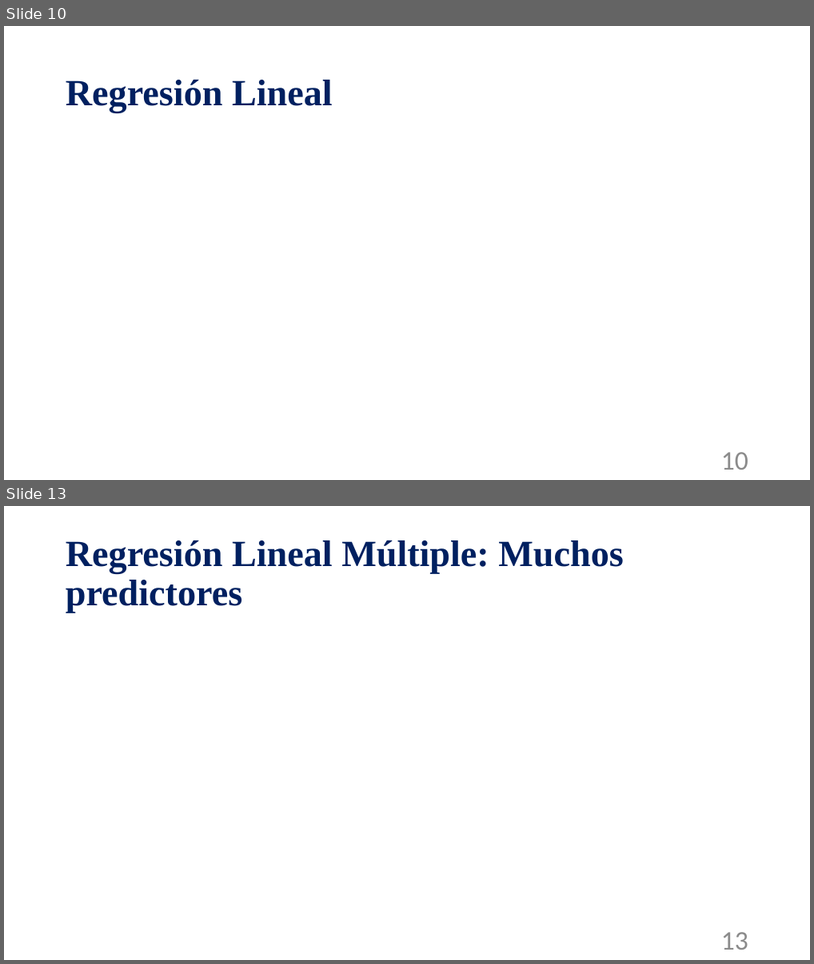
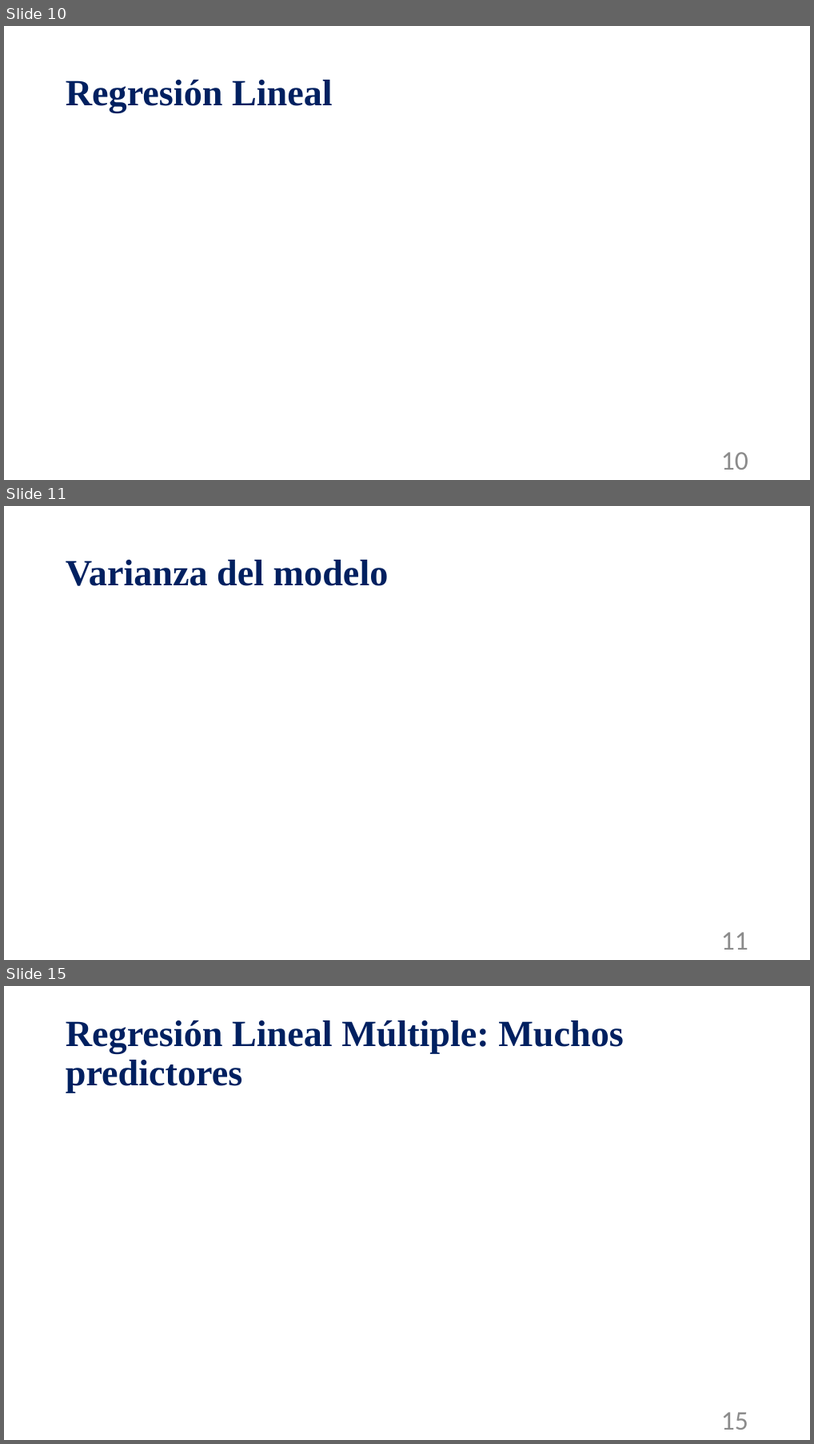
Before and after one commit to mnromero/BigData_2025_UBA, a slide deck: Clase 10_Regresion/C10_Metodos Supervisados I_Regresion lineal.pptx. Shown one above the other, each under a label of ours: slides 10 and 13 before the commit, slides 10, 11 and 15 after it; the slides between them are not shown. The pictures are 814x964 and 814x1444 pixels, drawn with LibreOffice and Linux fonts; fonts in the diff are those of the drawing; grey boxes stand for pictures. Boxes give left, top, right and bottom in pixels: in the first picture for what was removed or moved away, otherwise in the second. Text is boxed around its words. In the diff, an @@ line names an element or a change of style, - is before the commit and + after.

```diff
--- a/Clase 10_Regresion/C10_Metodos Supervisados I_Regresion lineal.pptx
+++ b/Clase 10_Regresion/C10_Metodos Supervisados I_Regresion lineal.pptx
@@ slide 11 added at [4,506,810,960], background #FFFFFF @@
@@ title added at [66,560,389,586], 44 pt, text #002060, bold @@
+Varianza del modelo
@@ page number added at [722,932,749,949], 32 pt, text #8C8C8C @@
+11
@@ what was slide 13 is now slide 15 @@
@@ page number at [722,1412,749,1429]: text changed @@
-13
+15
```
Also in this commit, not shown: 3 slides changed, 1 other slide added, 1 other file.
